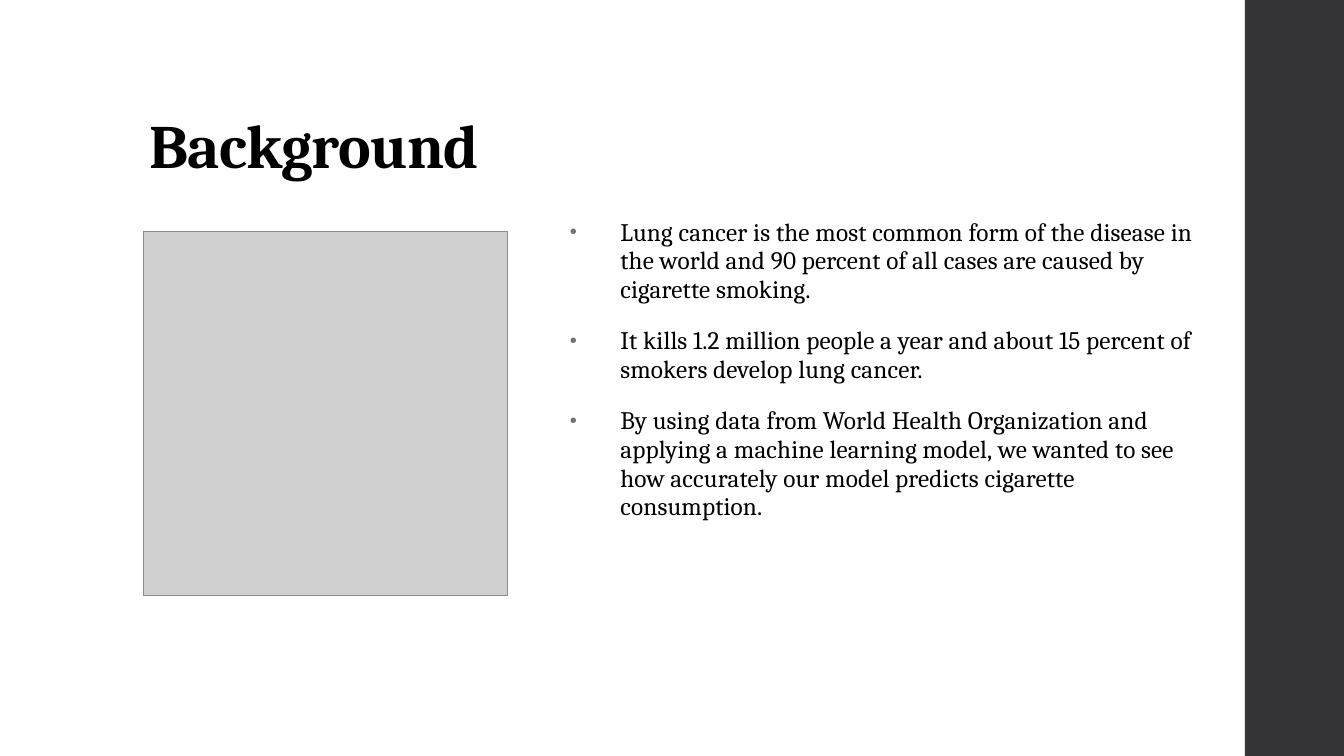
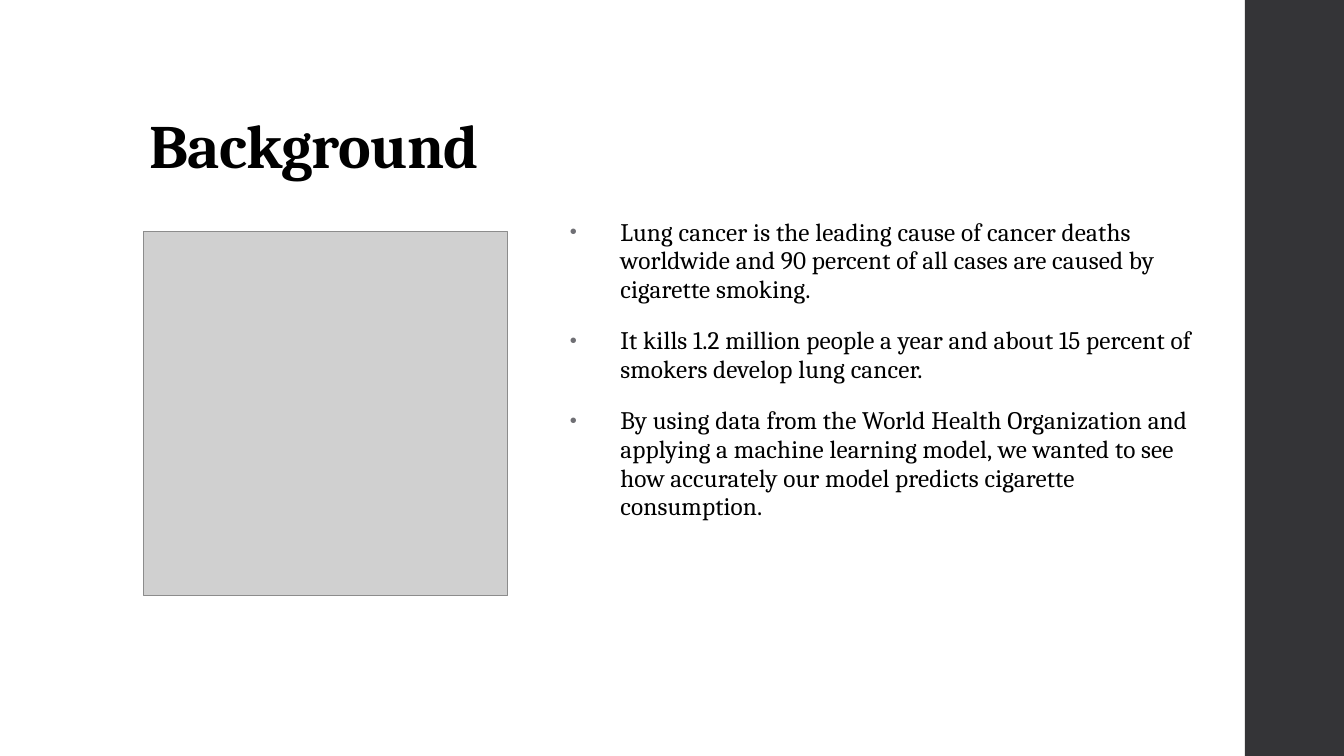
Before and after one commit to stasmruz/WHO-tobacco-and-Smoking-Machine-Learning, a slide deck: slide 2 of Presentation .pptx. Drawn at 1344x756 pixels with LibreOffice and Linux fonts; fonts in the diff are those of the drawing; grey boxes stand for pictures. Boxes give left, top, right and bottom in pixels: in the first picture for what was removed or moved away, otherwise in the second. Text is boxed around its words. In the diff, an @@ line names an element or a change of style, - is before the commit and + after.

Commit message:
final

```diff
--- a/Presentation .pptx
+++ b/Presentation .pptx
@@ text at (x1=620, y1=223, x2=1154, y2=304): text changed @@
-• Lung cancer is the most common form of the disease in the world and 90 percent of all cases are caused by cigarette smoking.
+• Lung cancer is the leading cause of cancer deaths worldwide and 90 percent of all cases are caused by cigarette smoking.
@@ text at (x1=620, y1=411, x2=1187, y2=521): text changed @@
-• By using data from World Health Organization and applying a machine learning model, we wanted to see how accurately our model predicts cigarette consumption.
+• By using data from the World Health Organization and applying a machine learning model, we wanted to see how accurately our model predicts cigarette consumption.
```
